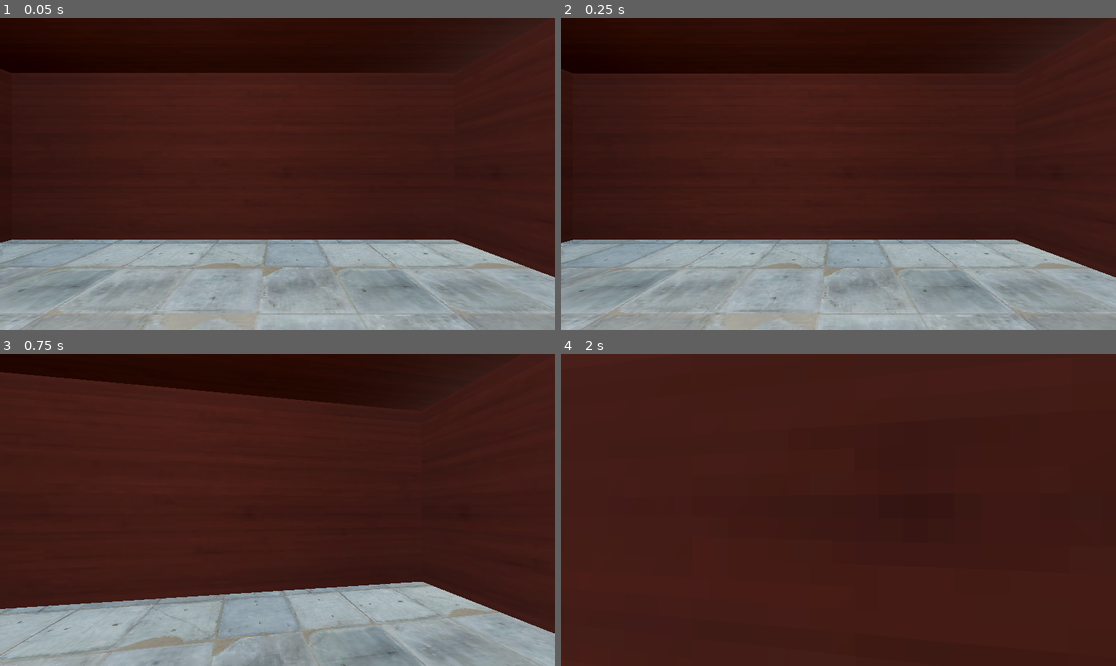
Above: before the commit, frames 1-4 (two rows, left to right).
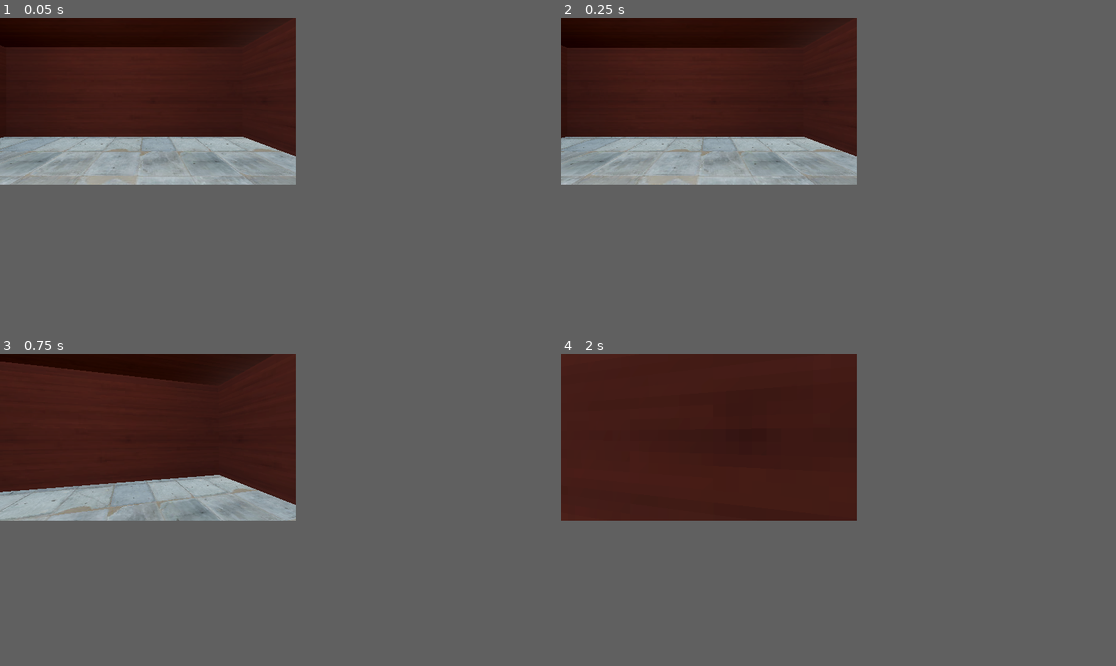
Above: after the commit, the same moments.

Repository: JacobMillner/godot-sandbox
Game: Godot game, scene res://Maps/level_1.tscn
Two runs of this game, one before a commit and one after it. Both use one fixed random seed, a clock stepped at 60 frames per second and the inputs below.
Inputs (mouse positions are in pixels of both pictures, inside the frame that each line leads up to):
- Up to frame 1 (0.05 s): no input
- Up to frame 2 (0.25 s): no input
- Up to frame 3 (0.75 s): move the mouse to (305, 510) at 0.52 s; hold Up (ui_up) from 0.53 s (still down); tap E (interact) at 0.6 s
- Up to frame 4 (2 s): keep holding Up (ui_up); tap Space (jump) at 0.77, 1.52 s; move the mouse to (810, 510) at 1.27 s; tap Shift (run) at 1.35 s
In our replay, the window is 799x449 before the commit and 426x240 after it. These sizes can differ from the game's own. Grey fills any space a smaller window leaves; there, only what the larger window draws over its background counts as a difference.

The runs differ from the first frame. In frame 1, 41% of the frame differs, in the area x 0-100%, y 1-100%; in frame 2, 41%, in the area x 0-100%, y 2-100%; in frame 3, 32%; in frame 4, less than 0.1%.

Commit message:
change resolution, add more doors, finish hallway

Diff:
--- a/HorrorGame/Maps/level_1.tscn
+++ b/HorrorGame/Maps/level_1.tscn
@@ -48,22 +48,18 @@
 
 [sub_resource type="StandardMaterial3D" id="StandardMaterial3D_xn5uy"]
 resource_name = "Plastic_06"
-albedo_color = Color(1, 1, 1, 1)
 metallic = 0.4
 
 [sub_resource type="StandardMaterial3D" id="StandardMaterial3D_ttum2"]
 resource_name = "Metal_02"
-albedo_color = Color(1, 1, 1, 1)
 metallic = 0.4
 
 [sub_resource type="StandardMaterial3D" id="StandardMaterial3D_j73ri"]
 resource_name = "Metal"
-albedo_color = Color(1, 1, 1, 1)
 metallic = 0.4
 
 [sub_resource type="StandardMaterial3D" id="StandardMaterial3D_c4ckq"]
 resource_name = "Plastic_02"
-albedo_color = Color(1, 1, 1, 1)
 metallic = 0.4
 
 [sub_resource type="ArrayMesh" id="ArrayMesh_elfeo"]
@@ -168,12 +164,10 @@
 
 [sub_resource type="StandardMaterial3D" id="StandardMaterial3D_xhx55"]
 resource_name = "Metal_04"
-albedo_color = Color(1, 1, 1, 1)
 metallic = 0.4
 
 [sub_resource type="StandardMaterial3D" id="StandardMaterial3D_6266d"]
 resource_name = "Wood_12"
-albedo_color = Color(1, 1, 1, 1)
 metallic = 0.4
 
 [sub_resource type="ArrayMesh" id="ArrayMesh_t8vr7"]
@@ -518,7 +512,7 @@
 shape = SubResource("ConcavePolygonShape3D_5dkp8")
 
 [node name="WoodWall6" type="MeshInstance3D" parent="Building" groups=["WoodTerrain"]]
-transform = Transform3D(11.9873, 0, 0, 0, -4.23244e-09, -6.42072, 0, 0.096827, -2.80659e-07, 10.8, 3.12, 11.3)
+transform = Transform3D(12.6677, 0, 0, 0, -4.23244e-09, -6.42072, 0, 0.096827, -2.80659e-07, 10.8, 3.12, 11.3)
 mesh = SubResource("BoxMesh_i85tn")
 skeleton = NodePath("../..")
 
@@ -538,13 +532,33 @@
 shape = SubResource("ConcavePolygonShape3D_5dkp8")
 
 [node name="WoodWall4" type="MeshInstance3D" parent="Building" groups=["WoodTerrain"]]
-transform = Transform3D(11.9873, 0, 0, 0, -4.23244e-09, -6.42072, 0, 0.096827, -2.80659e-07, 10.8, 3.12, 2.5)
+transform = Transform3D(4.47468, 0, 0, 0, -4.23244e-09, -6.42072, 0, 0.096827, -2.80659e-07, 6.96429, 3.12, 2.5)
 mesh = SubResource("BoxMesh_i85tn")
 skeleton = NodePath("../..")
 
 [node name="StaticBody3D" type="StaticBody3D" parent="Building/WoodWall4"]
 
 [node name="CollisionShape3D" type="CollisionShape3D" parent="Building/WoodWall4/StaticBody3D"]
+shape = SubResource("ConcavePolygonShape3D_5dkp8")
+
+[node name="WoodWall10" type="MeshInstance3D" parent="Building" groups=["WoodTerrain"]]
+transform = Transform3D(5.21927, 0, 0, 0, -4.23244e-09, -6.42072, 0, 0.096827, -2.80659e-07, 13.1711, 3.12, 2.5)
+mesh = SubResource("BoxMesh_i85tn")
+skeleton = NodePath("../..")
+
+[node name="StaticBody3D" type="StaticBody3D" parent="Building/WoodWall10"]
+
+[node name="CollisionShape3D" type="CollisionShape3D" parent="Building/WoodWall10/StaticBody3D"]
+shape = SubResource("ConcavePolygonShape3D_5dkp8")
+
+[node name="WoodWall11" type="MeshInstance3D" parent="Building" groups=["WoodTerrain"]]
+transform = Transform3D(5.21927, 0, 0, 0, -4.23244e-09, -6.42072, 0, 0.096827, -2.80659e-07, 10.3869, 6.306, 2.5)
+mesh = SubResource("BoxMesh_i85tn")
+skeleton = NodePath("../..")
+
+[node name="StaticBody3D" type="StaticBody3D" parent="Building/WoodWall11"]
+
+[node name="CollisionShape3D" type="CollisionShape3D" parent="Building/WoodWall11/StaticBody3D"]
 shape = SubResource("ConcavePolygonShape3D_5dkp8")
 
 [node name="WoodWall5" type="MeshInstance3D" parent="Building" groups=["WoodTerrain"]]
@@ -557,6 +571,16 @@
 [node name="CollisionShape3D" type="CollisionShape3D" parent="Building/WoodWall5/StaticBody3D"]
 shape = SubResource("ConcavePolygonShape3D_5dkp8")
 
+[node name="WoodWall9" type="MeshInstance3D" parent="Building" groups=["WoodTerrain"]]
+transform = Transform3D(5.43265, 0, 0, 0, -4.23244e-09, -6.42072, 0, 0.096827, -2.80659e-07, 13.3, 3.12, -1.9)
+mesh = SubResource("BoxMesh_i85tn")
+skeleton = NodePath("../..")
+
+[node name="StaticBody3D" type="StaticBody3D" parent="Building/WoodWall9"]
+
+[node name="CollisionShape3D" type="CollisionShape3D" parent="Building/WoodWall9/StaticBody3D"]
+shape = SubResource("ConcavePolygonShape3D_5dkp8")
+
 [node name="WoodWall8" type="MeshInstance3D" parent="Building" groups=["WoodTerrain"]]
 transform = Transform3D(4.63935, 0, 0, 0, -4.23244e-09, -6.42072, 0, 0.096827, -2.80659e-07, 8.31634, 6.31596, -1.9)
 mesh = SubResource("BoxMesh_i85tn")
@@ -665,6 +689,36 @@
 [node name="StaticBody3D" type="StaticBody3D" parent="Building/WoodBackWall5"]
 
 [node name="CollisionShape3D" type="CollisionShape3D" parent="Building/WoodBackWall5/StaticBody3D"]
+shape = SubResource("ConcavePolygonShape3D_5dkp8")
+
+[node name="WoodBackWall9" type="MeshInstance3D" parent="Building" groups=["WoodTerrain"]]
+transform = Transform3D(-3.93391e-07, -0.0761014, -1.04091e-07, 6.51602, -1.86265e-09, -4.65324e-15, 0, 0, 9.34407, 15.6, 3.18, -4.97265)
+mesh = SubResource("BoxMesh_i85tn")
+skeleton = NodePath("../..")
+
+[node name="StaticBody3D" type="StaticBody3D" parent="Building/WoodBackWall9"]
+
+[node name="CollisionShape3D" type="CollisionShape3D" parent="Building/WoodBackWall9/StaticBody3D"]
+shape = SubResource("ConcavePolygonShape3D_5dkp8")
+
+[node name="WoodBackWall11" type="MeshInstance3D" parent="Building" groups=["WoodTerrain"]]
+transform = Transform3D(-3.93391e-07, -0.0761014, -1.04091e-07, 6.51602, -1.86265e-09, -4.65324e-15, 0, 0, 9.34407, 15.6, 3.18, 5.75009)
+mesh = SubResource("BoxMesh_i85tn")
+skeleton = NodePath("../..")
+
+[node name="StaticBody3D" type="StaticBody3D" parent="Building/WoodBackWall11"]
+
+[node name="CollisionShape3D" type="CollisionShape3D" parent="Building/WoodBackWall11/StaticBody3D"]
+shape = SubResource("ConcavePolygonShape3D_5dkp8")
+
+[node name="WoodBackWall10" type="MeshInstance3D" parent="Building" groups=["WoodTerrain"]]
+transform = Transform3D(-3.93391e-07, -0.0761014, -1.04091e-07, 6.51602, -1.86265e-09, -4.65324e-15, 0, 0, 9.34407, 15.6, 6.34652, -1.63385)
+mesh = SubResource("BoxMesh_i85tn")
+skeleton = NodePath("../..")
+
+[node name="StaticBody3D" type="StaticBody3D" parent="Building/WoodBackWall10"]
+
+[node name="CollisionShape3D" type="CollisionShape3D" parent="Building/WoodBackWall10/StaticBody3D"]
 shape = SubResource("ConcavePolygonShape3D_5dkp8")
 
 [node name="WoodBackWall4" type="MeshInstance3D" parent="Building" groups=["WoodTerrain"]]
@@ -698,6 +752,20 @@
 
 [node name="HallwayLight" type="OmniLight3D" parent="Lighting"]
 transform = Transform3D(1, 0, 0, 0, 1, 0, 0, 0, 1, -7, 3, 0)
+light_energy = 0.5
+light_size = 0.312
+omni_range = 9.261
+omni_attenuation = 1.18921
+
+[node name="OutsideLight" type="OmniLight3D" parent="Lighting"]
+transform = Transform3D(1, 0, 0, 0, 1, 0, 0, 0, 1, 39.7933, 3, 0)
+light_energy = 1.277
+light_size = 0.312
+omni_range = 9.261
+omni_attenuation = 1.18921
+
+[node name="OtherRmLight" type="OmniLight3D" parent="Lighting"]
+transform = Transform3D(1, 0, 0, 0, 1, 0, 0, 0, 1, -7, 3, 5.7912)
 light_energy = 1.277
 light_size = 0.312
 omni_range = 9.261
@@ -741,6 +809,12 @@
 [node name="Door2" parent="." instance=ExtResource("9_vn6to")]
 transform = Transform3D(-4.37114e-08, 0, 1, 0, 1, 0, -1, 0, -4.37114e-08, -6.1, 0, -2)
 
+[node name="Door3" parent="." instance=ExtResource("9_vn6to")]
+transform = Transform3D(-4.37114e-08, 0, -1, 0, 1, 0, 1, 0, -4.37114e-08, -6.1, 0, 2.51784)
+
+[node name="Door4" parent="." instance=ExtResource("9_vn6to")]
+transform = Transform3D(1, 0, 0, 0, 1, 0, 0, 0, 1, -0.438979, 0, 0.365747)
+
 [node name="Key" parent="." instance=ExtResource("10_8fm16")]
 transform = Transform3D(-4.37114e-08, 0, 1, 0, 1, 0, -1, 0, -4.37114e-08, -11.1971, 1.11458, -3.78082)
 
--- a/HorrorGame/Player/player.gd
+++ b/HorrorGame/Player/player.gd
@@ -7,7 +7,7 @@
 @onready var interact_cast = $Camera3D/InteractRayCast
 @onready var interact_label := $InteractL
 
-var mouse_sense := 0.15
+var mouse_sense := 0.5
 var direction
 var isRunning := false
 var speed := 4
--- a/HorrorGame/Player/player.tscn
+++ b/HorrorGame/Player/player.tscn
@@ -1,10 +1,13 @@
-[gd_scene load_steps=4 format=3 uid="uid://cpycnm587rvk6"]
+[gd_scene load_steps=5 format=3 uid="uid://cpycnm587rvk6"]
 
 [ext_resource type="Script" path="res://Player/player.gd" id="1_v1ep3"]
 
 [sub_resource type="CapsuleShape3D" id="CapsuleShape3D_dho6o"]
 
 [sub_resource type="CapsuleMesh" id="CapsuleMesh_rr861"]
+
+[sub_resource type="LabelSettings" id="LabelSettings_1mqud"]
+font_size = 8
 
 [node name="Player" type="CharacterBody3D"]
 transform = Transform3D(1, 0, 0, 0, 1, 0, 0, 0, 1, 0, 1, 0)
@@ -43,3 +46,4 @@
 grow_horizontal = 2
 grow_vertical = 2
 text = "Interact"
+label_settings = SubResource("LabelSettings_1mqud")
--- a/HorrorGame/project.godot
+++ b/HorrorGame/project.godot
@@ -14,6 +14,12 @@
 run/main_scene="res://Maps/level_1.tscn"
 config/features=PackedStringArray("4.2", "Forward Plus")
 config/icon="res://icon.svg"
+
+[display]
+
+window/size/viewport_width=426
+window/size/viewport_height=240
+window/stretch/mode="viewport"
 
 [dotnet]
 
